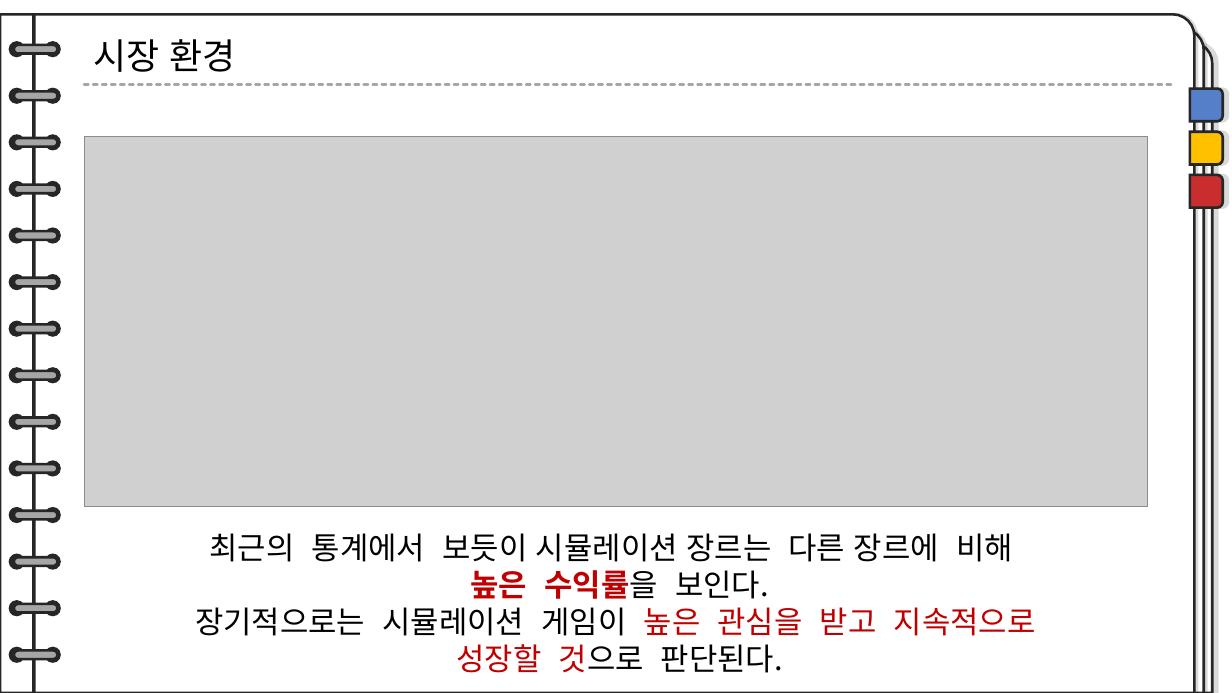
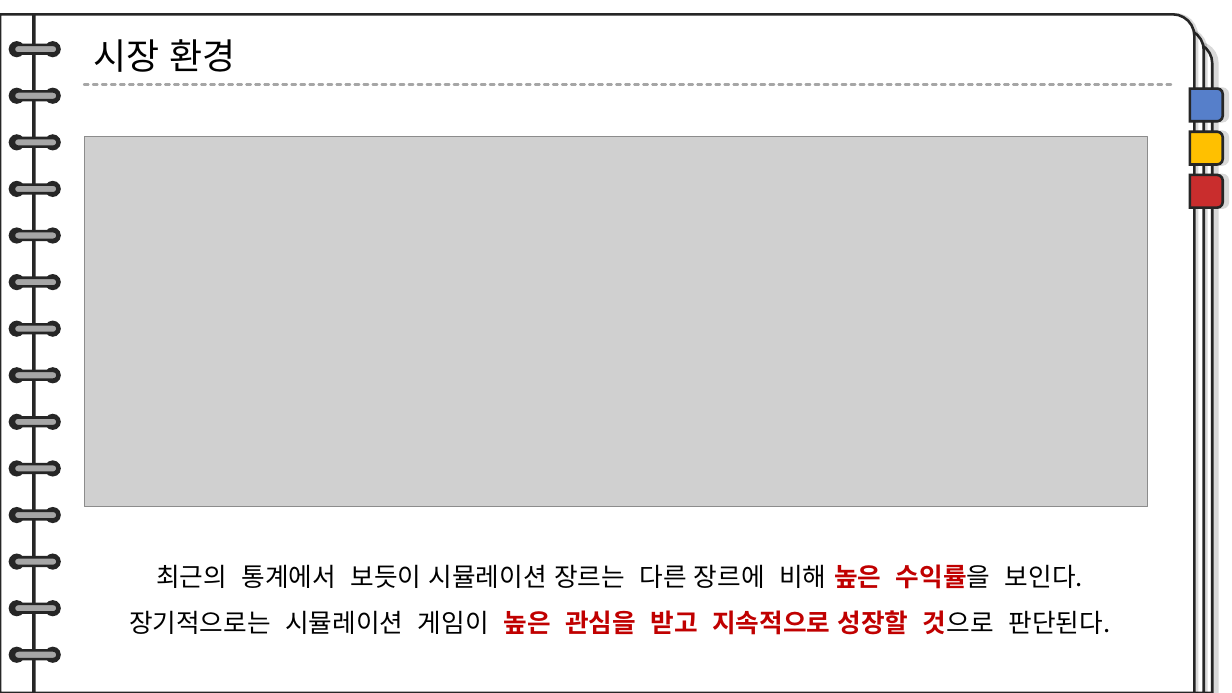
Before and after one commit to TUK-final-graduation-project/GraduationProject, a slide deck: slide 3 of Documents/제안서-수정본.pptx. Drawn at 1232x693 pixels with LibreOffice and Linux fonts; fonts in the diff are those of the drawing; grey boxes stand for pictures. Boxes give left, top, right and bottom in pixels: in the first picture for what was removed or moved away, otherwise in the second. Text is boxed around its words. In the diff, an @@ line names an element or a change of style, - is before the commit and + after.

```diff
--- a/Documents/제안서-수정본.pptx
+++ b/Documents/제안서-수정본.pptx
@@ text at bbox=[129, 564, 1110, 635]: text changed; size 24 to 20 pt @@
-최근의 통계에서 보듯이 시뮬레이션 장르는 다른 장르에 비해
-높은 수익률을 보인다.
-장기적으로는 시뮬레이션 게임이 높은 관심을 받고 지속적으로
-성장할 것으로 판단된다.
+최근의 통계에서 보듯이 시뮬레이션 장르는 다른 장르에 비해 높은 수익률을 보인다.
+장기적으로는 시뮬레이션 게임이 높은 관심을 받고 지속적으로 성장할 것으로 판단된다.
```
Also in this commit, not shown: 8 other slides changed, 2 slides added, 3 slides removed, 2 other files.
